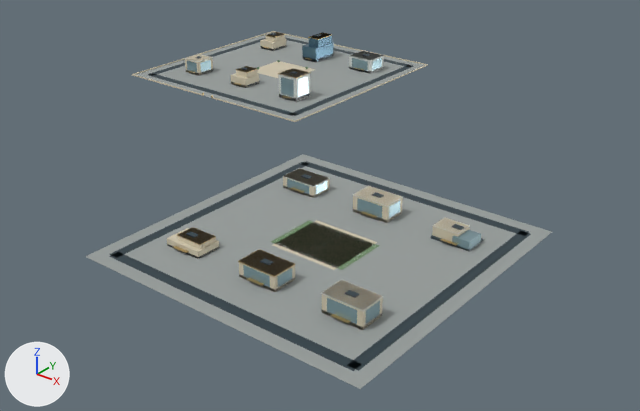
Renders of the glTF model web/public/assets/3d/ampliworld/GC-CITY-2030/GC-TILE-01-19.glb from each side of a commit.
Before and after are seen from a camera (50 mm lens) standing at (-8296.0, -4835.0, 429.0) and looking at (-8949.0, -4019.0, -77.0). Every picture has the same lights, and +X, +Y and +Z are marked at lower left. The older version comes first. Where no turn or scale is listed for an object, it has been applied to the vertices. Vertices at exactly the same position are counted once.

Names of what the first picture shows: 'GC-TILE-01-19-blue', 'GC-TILE-01-19-dark', 'GC-TILE-01-19-glass', 'GC-TILE-01-19-gold', 'GC-TILE-01-19-ivory', 'GC-TILE-01-19-paving', 'GC-TILE-01-19-white' and 1 more.
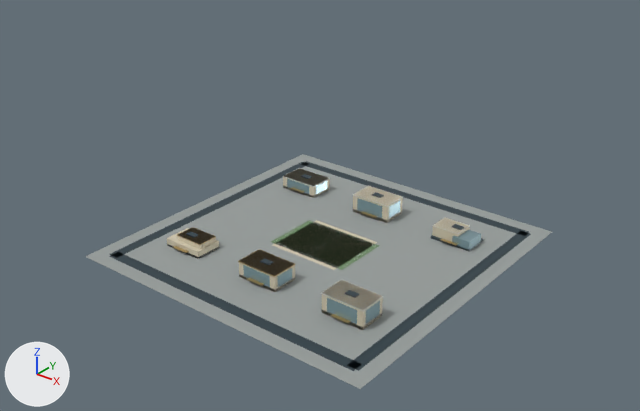
Location of each change, [x1, y1, x2, y2] in pixels of the pictures (640 x 411 px):
'GC-TILE-01-19-paving', reshaped (34% shorter): before [85, 32, 552, 389]; after [85, 154, 552, 389]
'GC-TILE-01-19-dark', reshaped (38% shorter): before [109, 33, 531, 371]; after [109, 161, 531, 371]
'GC-TILE-01-19-ivory', reshaped (10% narrower, 46% shorter): before [132, 31, 470, 330]; after [167, 168, 470, 330]
'GC-TILE-01-19-glass', reshaped (19% narrower, 45% shorter): before [187, 58, 481, 325]; after [243, 179, 481, 325]
'GC-TILE-01-19-white', reshaped (32% narrower, 45% shorter): before [184, 51, 470, 311]; after [276, 168, 470, 311]
'GC-TILE-01-19-gold', reshaped (53% shorter): before [173, 33, 457, 323]; after [173, 188, 457, 323]
'GC-TILE-01-19-blue', deleted (blue): before [302, 32, 334, 61]
part 1 of me_mesh_0, deleted: before [135, 32, 425, 120]
part 2 of me_mesh_1, deleted: before [148, 33, 414, 116]
part 3 of me_mesh_2, deleted: before [132, 31, 428, 122]
part 4 of me_mesh_7, deleted: before [349, 51, 384, 74]
part 5 of me_mesh_7, deleted: before [349, 51, 384, 61]
part 6 of me_mesh_7, deleted: before [184, 54, 213, 62]
part 7 of me_mesh_7, deleted: before [278, 68, 310, 102]
part 8 of me_mesh_8, deleted: before [187, 58, 382, 97]
part 9 of me_mesh_5, deleted: before [189, 33, 363, 99]

What changed in the scene script:
```text
Change me_mesh_0:
    used by ob_gc_tile_01_19_paving; location = (0.0, 0.0, 0.0)
    remove me_mesh_0.from_pydata(...)  # 16 vertices, 24 faces; spans x -9379.0..-8621.0, y -4379.0..-3621.0, z 0.0
    add me_mesh_0.from_pydata(...)  # 8 vertices, 12 faces; spans x -8959.0..-8621.0, y -4379.0..-4041.0, z 0.0
    me_mesh_0 part 1: the loose piece of 8 vertices spanning x -9379.0..-9041.0, y -3959.0..-3621.0, z 0.0 is deleted
Change me_mesh_1:
    used by ob_gc_tile_01_19_dark; location = (0.0, 0.0, 0.0)
    remove me_mesh_1.from_pydata(...)  # 256 vertices, 384 faces; spans x -9364.0..-8636.0, y -4364.0..-3636.0, z 0.0..39.0
    add me_mesh_1.from_pydata(...)  # 128 vertices, 192 faces; spans x -8944.0..-8636.0, y -4364.0..-4056.0, z 0.0..22.0
    me_mesh_1 part 2: 16 loose pieces with 128 vertices, spanning x -9364.0..-9056.0, y -3944.0..-3636.0, z 0.0..39.0, are deleted
Change me_mesh_2:
    used by ob_gc_tile_01_19_ivory; location = (0.0, 0.0, 0.0)
    remove me_mesh_2.from_pydata(...)  # 152 vertices, 228 faces; spans x -9380.0..-8668.0, y -4312.0..-3620.0, z 0.0..23.0
    add me_mesh_2.from_pydata(...)  # 64 vertices, 96 faces; spans x -8912.0..-8668.0, y -4312.0..-4104.0, z 0.0..21.0
    me_mesh_2 part 3: 11 loose pieces with 88 vertices, spanning x -9380.0..-9040.0, y -3960.0..-3620.0, z 0.0..23.0, are deleted
Change me_mesh_5:
    used by ob_gc_tile_01_19_gold; location = (0.0, 0.0, 0.0)
    remove me_mesh_5.from_pydata(...)  # 160 vertices, 240 faces; spans x -9318.0..-8681.0, y -4316.0..-3676.0, z 0.0..38.0
    add me_mesh_5.from_pydata(...)  # 64 vertices, 96 faces; spans x -8903.0..-8681.0, y -4316.0..-4132.0, z 4.0..17.0
    me_mesh_5 part 9: 12 loose pieces with 96 vertices, spanning x -9318.0..-9093.0, y -3960.0..-3676.0, z 0.0..38.0, are deleted
Change me_mesh_7:
    used by ob_gc_tile_01_19_white; location = (0.0, 0.0, 0.0)
    remove me_mesh_7.from_pydata(...)  # 152 vertices, 228 faces; spans x -9326.0..-8667.0, y -4313.0..-3680.0, z 0.0..37.0
    add me_mesh_7.from_pydata(...)  # 120 vertices, 180 faces; spans x -8913.0..-8667.0, y -4313.0..-4103.0, z 0.0..21.0
    me_mesh_7 part 4: the loose piece of 8 vertices spanning x -9131.0..-9089.0, y -3716.0..-3680.0, z 0.0..22.0 is deleted
    me_mesh_7 part 5: the loose piece of 8 vertices spanning x -9132.0..-9088.0, y -3716.0..-3680.0, z 21.0..22.0 is deleted
    me_mesh_7 part 6: the loose piece of 8 vertices spanning x -9326.0..-9294.0, y -3894.0..-3862.0, z 22.0..23.0 is deleted
    me_mesh_7 part 7: the loose piece of 8 vertices spanning x -9127.0..-9093.0, y -3894.0..-3862.0, z 0.0..37.0 is deleted
Change me_mesh_8:
    used by ob_gc_tile_01_19_glass; location = (0.0, 0.0, 0.0)
    remove me_mesh_8.from_pydata(...)  # 232 vertices, 348 faces; spans x -9325.0..-8667.0, y -4313.0..-3680.0, z 0.0..32.0
    add me_mesh_8.from_pydata(...)  # 136 vertices, 204 faces; spans x -8913.0..-8667.0, y -4313.0..-4103.0, z 0.0..18.0
    me_mesh_8 part 8: 12 loose pieces with 96 vertices, spanning x -9325.0..-9089.0, y -3894.0..-3680.0, z 4.0..32.0, are deleted
Remove ob_gc_tile_01_19_blue:
    ob_gc_tile_01_19_blue = bpy.data.objects.new('GC-TILE-01-19-blue', me_mesh_6)
    ob_gc_tile_01_19_blue.location = (0.0, 0.0, 0.0)
```
